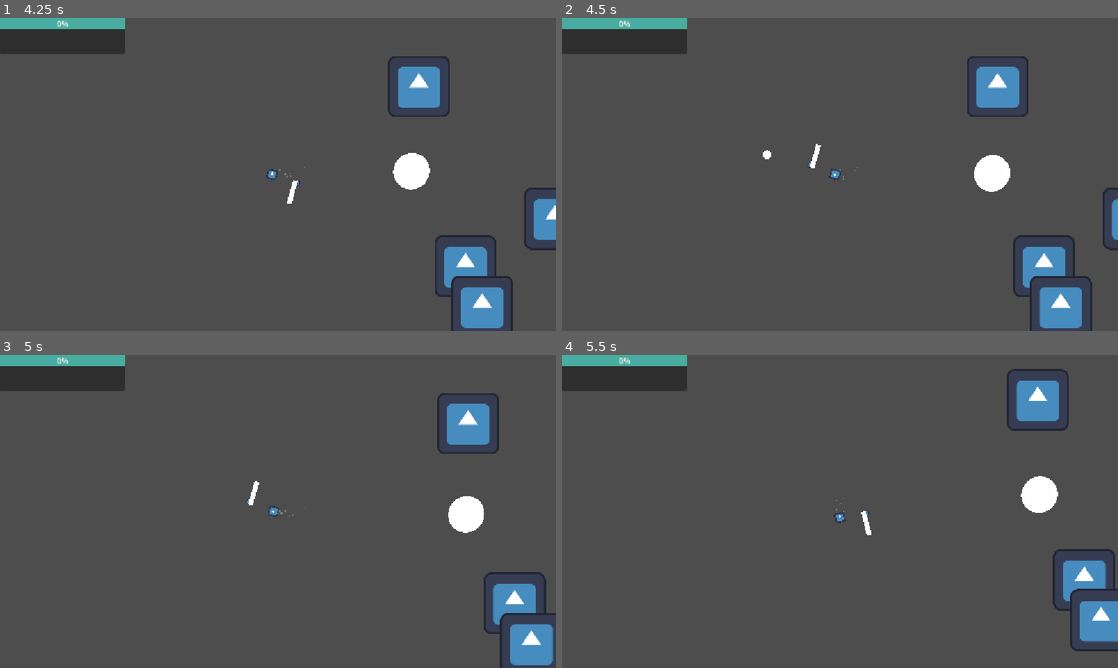
Above: before the commit, frames 1-4 (two rows, left to right).
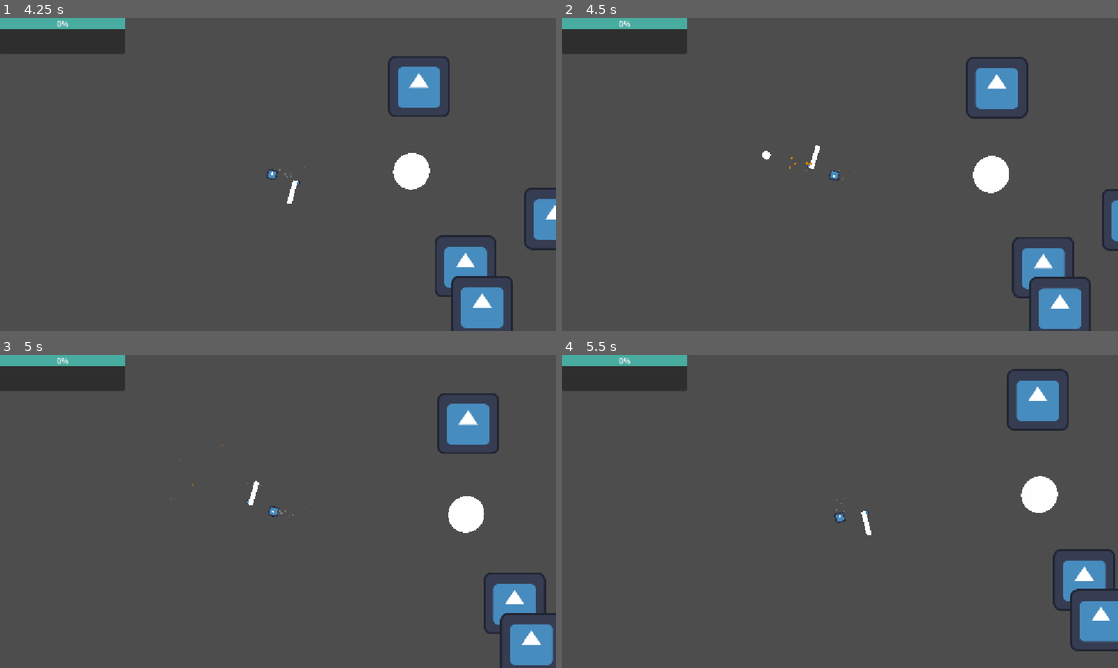
Above: after the commit, the same moments.

Repository: Mrbobbuilder69/GMTK_jam_2026
Game: Godot game, scene res://Scenes/test_scene_2.tscn
Same seed, same stepped clock (60 frames per second), same inputs: the game is played once before the commit and once after it. The engine's default icon, where the game draws it, is replaced by a stand-in: a white triangle on a blue panel in a dark square. Sound files missing from this copy of the repository are replaced by a short silence.
Inputs (mouse positions are in pixels of both pictures, inside the frame that each line leads up to):
- Up to frame 1 (4.25 s): move the mouse to (400, 158) at 0.52 s; hold D (Right) 0.53-1.28 s; hold Shift (Sprint) 0.53-1.28 s; tap Space (Dash) at 0.6, 2.3, 2.85 s; move the mouse to (166, 190) at 1.27 s; hold S (Down) 1.28-2.03 s; tap Shift (Sprint) at 1.35, 3.05 s; tap F (f) at 1.55, 2.1, 3.8 s; move the mouse to (333, 105) at 2.02 s; hold D (Right) 2.03-2.78 s; move the mouse to (250, 237) at 2.77 s; hold W (Up) 2.78-3.53 s; move the mouse to (444, 221) at 3.52 s; hold A (Left) from 3.53 s (still down); hold Shift (Sprint) from 3.53 s (still down)
- Up to frame 2 (4.5 s): keep holding A (Left); move the mouse to (673, 127) at 4.27 s; release Shift (Sprint) at 4.28 s; tap X (attack) at 4.35 s
- Up to frame 3 (5 s): keep holding A (Left); tap Space (Dash) at 4.55 s
- Up to frame 4 (5.5 s): move the mouse to (867, 511) at 5.02 s; release A (Left) at 5.03 s; hold S (Down) from 5.03 s (still down); hold Shift (Sprint) from 5.03 s (still down); tap F (f) at 5.1 s

Frame 1 is identical in both runs. In frame 2, 1.2% of the frame differs, in the area x 36-100%, y 12-100%; in frame 3, less than 0.1%; in frame 4, less than 0.1%.
Error after the commit: Invalid access to property or key 'hit' on a base object of type 'AudioStreamPlayer2D'. (res://Scenes/Scripts/bulletSpawner.gd:17)

Commit message:
boss battle and polish

Diff:
--- /dev/null
+++ b/ParticleEffects/gunshot.tscn
@@ -0,0 +1,26 @@
+[gd_scene format=3 uid="uid://b1ituci82op66"]
+
+[sub_resource type="Curve" id="Curve_rf8gs"]
+_data = [Vector2(0, 1), 0.0, 0.0, 0, 0, Vector2(0.9946809, 0), 0.0, 0.0, 0, 0]
+point_count = 2
+
+[sub_resource type="Gradient" id="Gradient_rhwpt"]
+colors = PackedColorArray(1, 1, 1, 1, 1, 1, 1, 0)
+
+[sub_resource type="Gradient" id="Gradient_e6xsd"]
+colors = PackedColorArray(0.8325445, 0.3578856, 5.7756904e-07, 1, 0.87880594, 0.59977525, 0, 1)
+
+[node name="gunshot_particles" type="CPUParticles2D" unique_id=796866976]
+lifetime = 1.5
+explosiveness = 1.0
+spread = 30.3
+gravity = Vector2(0, 0)
+initial_velocity_min = 100.0
+initial_velocity_max = 400.0
+damping_min = 30.0
+damping_max = 50.0
+scale_amount_min = 3.0
+scale_amount_max = 5.0
+scale_amount_curve = SubResource("Curve_rf8gs")
+color_ramp = SubResource("Gradient_rhwpt")
+color_initial_ramp = SubResource("Gradient_e6xsd")
--- /dev/null
+++ b/Scenes/Scripts/boss_battle.gd
@@ -0,0 +1,60 @@
+extends Node2D
+
+@export var activation_distance : float
+@export var boss_change_pos_interval : float
+
+var player
+var boss_battle_started := false
+var boss_pos_points : Array[Vector2]
+var enemy_spawners : Array[Node2D]
+var boss_spawner : Node2D
+var boss_move_timer : float
+var boss_target_position : Vector2
+
+func _ready() -> void:
+	player = get_node("/root/Node2D/player")
+	boss_move_timer = boss_change_pos_interval
+
+	for child in find_child("boss_points").get_children():
+		boss_pos_points.append(child.global_position)
+	boss_target_position = boss_pos_points.pick_random()
+
+	for child in find_child("enemy_spawners").get_children():
+		if child.name == "boss_spawner":
+			boss_spawner = child
+		else:
+			enemy_spawners.append(child)
+
+func _process(delta : float) -> void:
+
+	# setup boss fight
+	if global_position.distance_to(player.global_position) < activation_distance and !boss_battle_started:
+
+		Effects.spawn_sfx("res://Sound/invalid.wav", self)
+		if get_node("/root/Node2D/cam"):
+			get_node("/root/Node2D/cam").shake (20.0)
+
+		boss_battle_started = true
+
+		# ** set up boss_battle **
+
+		# spawn boss
+		boss_spawner.spawning = true
+
+		# activate_spawners
+		for spawner in enemy_spawners:
+			spawner.spawning = true
+
+
+	# move boss at fixed intervals
+	boss_spawner.global_position = lerp (boss_spawner.global_position, boss_target_position, min(20.0 * delta, 1.0))
+
+	if boss_battle_started:
+		boss_move_timer -= delta
+
+		if boss_move_timer <= 0.0:
+			boss_target_position = boss_pos_points.pick_random()
+			boss_move_timer = boss_change_pos_interval
+			if get_node("/root/Node2D/cam"):
+				get_node("/root/Node2D/cam").shake (20.0)
+				Effects.spawn_sfx("res://Sound/invalid.wav", self)
--- a/Scenes/Scripts/bulletSpawner.gd
+++ b/Scenes/Scripts/bulletSpawner.gd
@@ -31,6 +31,13 @@
 		get_child(0).position=Vector2(0,0)
 		get_child(0).linear_velocity=50000*get_mouse_unit()*deltaTime
 
+		#SFX
+		Effects.spawn_sfx("res://Sound/gunshot.wav", self)
+		Effects.spawn_particles("res://ParticleEffects/gunshot.tscn", global_position, get_parent())
+		print (get_node("/root/Node2D/cam") == null)
+		if get_node("/root/Node2D/cam"):
+			get_node("/root/Node2D/cam").shake(5.0)
+
 func get_mouse_unit():
 	var mouseDir=Vector2(0,0)
 	var distX=global_position.x-get_global_mouse_position().x
--- /dev/null
+++ b/Scenes/Scripts/cam.gd
@@ -0,0 +1,25 @@
+extends Camera2D
+
+@export var target : Node
+@export var follow_speed : float
+@export var shake_decay_speed : float
+@export var shake_interval : float
+
+var shake_mag := 0.0
+var shake_timer := 0.0
+
+func _process(delta: float) -> void:
+	global_position = lerp(global_position, target.global_position, follow_speed * delta)
+
+	# decay shake mag
+	shake_mag = lerpf(shake_mag, 0.0, min(shake_decay_speed * delta, 1.0))
+
+	# cam shake
+	shake_timer -= delta
+	if shake_timer <= 0.0 and shake_mag > 1.0:
+		var shake_dir = Vector2(randf_range(-1.0,1.0), randf_range(-1.0,1.0)).normalized()
+		global_position += shake_mag * shake_dir
+
+
+func shake(magnitude : float) -> void:
+	shake_mag = magnitude
--- /dev/null
+++ b/Scenes/Scripts/enemy_spawner.gd
@@ -0,0 +1,24 @@
+extends Node2D
+
+@export var spawn_count : int = 1.0 # set to 9999 for inf
+@export var spawn_interval : float = 1.0
+@export var enemies : Array[PackedScene]
+@export var spawning = false
+
+var spawn_timer := spawn_interval
+
+
+
+# Called every frame. 'delta' is the elapsed time since the previous frame.
+func _process(delta: float) -> void:
+
+	spawn_timer -= delta
+
+	if spawn_timer <= 0.0 and spawning and spawn_count > 0:
+		spawn_timer = spawn_interval
+		spawn_count -= 1
+
+		# instantiate enemy
+		var enemy = enemies.pick_random().instantiate()
+		add_child(enemy)
+		enemy.global_position = global_position
--- a/Scenes/Scripts/player_movement.gd
+++ b/Scenes/Scripts/player_movement.gd
@@ -8,7 +8,6 @@
 @export var transition_speeds_speed : float = 10.0 # basically how fast speed updates between states
 
 @onready var bloodbar: ProgressBar = $"../cam/UI/PanelContainer/MarginContainer/Blood"
-
 
 var footstep_distance_counter : float = 0.0
 var prev_position : Vector2
@@ -28,6 +27,7 @@
 
 	dash_cooldown_timer -= delta
 	if dash_cooldown_timer <= 0.0 and Input.is_action_just_pressed("Dash"):
+		Effects.spawn_sfx("res://Sound/whoosh.wav", self, 0.0, 1.5)
 		cur_speed = dash_speed
 		dash_cooldown_timer = dash_cooldown
 
--- /dev/null
+++ b/Scenes/boss.tscn
@@ -0,0 +1,17 @@
+[gd_scene format=3 uid="uid://b4lxko6luyfrd"]
+
+[ext_resource type="Texture2D" uid="uid://b46shyvcmigyb" path="res://icon.svg" id="1_0154r"]
+
+[sub_resource type="CircleShape2D" id="CircleShape2D_eaav3"]
+radius = 58.45
+
+[node name="boss" type="RigidBody2D" unique_id=197500196]
+gravity_scale = 0.0
+freeze = true
+
+[node name="Sprite2D" type="Sprite2D" parent="." unique_id=292195930]
+modulate = Color(0.76821244, 0.21048233, 0.29708818, 1)
+texture = ExtResource("1_0154r")
+
+[node name="CollisionShape2D" type="CollisionShape2D" parent="." unique_id=407865184]
+shape = SubResource("CircleShape2D_eaav3")
--- a/Scenes/cam.gd
+++ /dev/null
@@ -1,7 +0,0 @@
-extends Camera2D
-
-@export var target : Node
-@export var follow_speed : float
-
-func _process(delta: float) -> void:
-	global_position = lerp(global_position, target.global_position, follow_speed * delta)
--- /dev/null
+++ b/Scenes/enemy_spawner.tscn
@@ -0,0 +1,8 @@
+[gd_scene format=3 uid="uid://dq4a7hgxphqdw"]
+
+[ext_resource type="Script" uid="uid://b05lloda0ynxr" path="res://Scenes/Scripts/enemy_spawner.gd" id="1_8h7h8"]
+[ext_resource type="PackedScene" uid="uid://o2g7ftervbl2" path="res://Scenes/brawler_enemy.tscn" id="2_cdqhx"]
+
+[node name="enemy_spawner" type="Node2D" unique_id=1425821161]
+script = ExtResource("1_8h7h8")
+enemies = Array[PackedScene]([ExtResource("2_cdqhx")])
--- a/Scenes/test_scene.tscn
+++ b/Scenes/test_scene.tscn
@@ -1,10 +1,11 @@
-[gd_scene load_steps=9 format=3 uid="uid://b5kvkaduki84t"]
+[gd_scene format=3 uid="uid://b5kvkaduki84t"]
 
 [ext_resource type="PackedScene" uid="uid://c520ybe8rgo7x" path="res://Scenes/player.tscn" id="1_3dogw"]
 [ext_resource type="Script" uid="uid://bosyd5yo7c6rg" path="res://Scenes/Scripts/weapon.gd" id="2_hb2xm"]
-[ext_resource type="Script" uid="uid://ctgu1ijoxfidi" path="res://Scenes/cam.gd" id="2_r5l72"]
+[ext_resource type="Script" uid="uid://ctgu1ijoxfidi" path="res://Scenes/Scripts/cam.gd" id="2_r5l72"]
 [ext_resource type="Texture2D" uid="uid://b46shyvcmigyb" path="res://icon.svg" id="3_50ct6"]
 [ext_resource type="Script" uid="uid://dkj8o6amowfqq" path="res://Scenes/Scripts/bulletSpawner.gd" id="5_ak5v8"]
+
 
 [sub_resource type="RectangleShape2D" id="RectangleShape2D_ak5v8"]
 
--- a/Scenes/test_scene_2.tscn
+++ b/Scenes/test_scene_2.tscn
@@ -1,10 +1,13 @@
 [gd_scene format=3 uid="uid://cp2dbnl01vk1p"]
 
 [ext_resource type="PackedScene" uid="uid://c520ybe8rgo7x" path="res://Scenes/player.tscn" id="1_eg7ii"]
-[ext_resource type="Script" uid="uid://ctgu1ijoxfidi" path="res://Scenes/cam.gd" id="2_pt0jc"]
+[ext_resource type="Script" uid="uid://ctgu1ijoxfidi" path="res://Scenes/Scripts/cam.gd" id="2_pt0jc"]
 [ext_resource type="Texture2D" uid="uid://b46shyvcmigyb" path="res://icon.svg" id="3_vmw76"]
 [ext_resource type="Script" uid="uid://ceq7jc8gb121q" path="res://Scenes/Scripts/blood_spawn.gd" id="4_pt0jc"]
 [ext_resource type="PackedScene" uid="uid://o2g7ftervbl2" path="res://Scenes/brawler_enemy.tscn" id="5_vmw76"]
+[ext_resource type="PackedScene" uid="uid://dq4a7hgxphqdw" path="res://Scenes/enemy_spawner.tscn" id="6_njadv"]
+[ext_resource type="Script" uid="uid://dvxmfex5qcugv" path="res://Scenes/Scripts/boss_battle.gd" id="7_ogbot"]
+[ext_resource type="PackedScene" uid="uid://b4lxko6luyfrd" path="res://Scenes/boss.tscn" id="8_i2ifw"]
 
 [sub_resource type="StyleBoxFlat" id="StyleBoxFlat_dqqax"]
 bg_color = Color(0.28081146, 0.6756826, 0.6291818, 1)
@@ -22,9 +25,12 @@
 speed = 100.0
 
 [node name="cam" type="Camera2D" parent="." unique_id=564697421 node_paths=PackedStringArray("target")]
+unique_name_in_owner = true
 script = ExtResource("2_pt0jc")
 target = NodePath("../player")
 follow_speed = 10.0
+shake_decay_speed = 6.0
+shake_interval = 0.5
 
 [node name="UI" type="Control" parent="cam" unique_id=2141668710]
 layout_mode = 3
@@ -74,4 +80,37 @@
 position = Vector2(306, -87)
 metadata/Enemy = false
 
+[node name="enemy_spawner" parent="." unique_id=1425821161 instance=ExtResource("6_njadv")]
+spawn_interval = 3.0
+
+[node name="boss_battle" type="Node2D" parent="." unique_id=915326116]
+position = Vector2(-25, 622)
+script = ExtResource("7_ogbot")
+activation_distance = 300.0
+boss_change_pos_interval = 10.0
+
+[node name="enemy_spawners" type="Node2D" parent="boss_battle" unique_id=1240339857]
+
+[node name="boss_spawner" parent="boss_battle/enemy_spawners" unique_id=2045461546 instance=ExtResource("6_njadv")]
+enemies = Array[PackedScene]([ExtResource("8_i2ifw")])
+
+[node name="enemy_spawner2" parent="boss_battle/enemy_spawners" unique_id=1286686225 instance=ExtResource("6_njadv")]
+spawn_count = 9999
+spawn_interval = 5.0
+
+[node name="enemy_spawner3" parent="boss_battle/enemy_spawners" unique_id=1093628494 instance=ExtResource("6_njadv")]
+spawn_count = 9999
+spawn_interval = 5.0
+
+[node name="boss_points" type="Node2D" parent="boss_battle" unique_id=2116900333]
+
+[node name="0" type="Node2D" parent="boss_battle/boss_points" unique_id=1189178490]
+position = Vector2(-104, -88)
+
+[node name="1" type="Node2D" parent="boss_battle/boss_points" unique_id=2141344702]
+position = Vector2(-100, 97)
+
+[node name="2" type="Node2D" parent="boss_battle/boss_points" unique_id=141246541]
+position = Vector2(107, -28)
+
 [connection signal="death" from="BrawlerEnemy" to="Blood Spawn" method="_on_brawler_enemy_death"]
--- a/project.godot
+++ b/project.godot
@@ -51,6 +51,16 @@
 "events": [Object(InputEventKey,"resource_local_to_scene":false,"resource_name":"","device":-1,"window_id":0,"alt_press …(192 unchanged characters)…
 ]
 }
+Sprint={
+"deadzone": 0.2,
+"events": [Object(InputEventKey,"resource_local_to_scene":false,"resource_name":"","device":-1,"window_id":0,"alt_pressed":false,"shift_pressed":false,"ctrl_pressed":false,"meta_pressed":false,"pressed":false,"keycode":0,"physical_keycode":4194325,"key_label":0,"unicode":0,"location":0,"echo":false,"script":null)
+]
+}
+Dash={
+"deadzone": 0.2,
+"events": [Object(InputEventKey,"resource_local_to_scene":false,"resource_name":"","device":-1,"window_id":0,"alt_pressed":false,"shift_pressed":false,"ctrl_pressed":false,"meta_pressed":false,"pressed":false,"keycode":0,"physical_keycode":32,"key_label":0,"unicode":32,"location":0,"echo":false,"script":null)
+]
+}
 attack={
 "deadzone": 0.2,
 "events": [Object(InputEventKey,"resource_local_to_scene":false,"resource_name":"","device":-1,"window_id":0,"alt_press …(192 unchanged characters)…
@@ -66,17 +76,11 @@
 "events": [Object(InputEventKey,"resource_local_to_scene":false,"resource_name":"","device":-1,"window_id":0,"alt_press …(192 unchanged characters)…
 ]
 }
-Sprint={
-"deadzone": 0.2,
-"events": [Object(InputEventKey,"resource_local_to_scene":false,"resource_name":"","device":-1,"window_id":0,"alt_pressed":false,"shift_pressed":false,"ctrl_pressed":false,"meta_pressed":false,"pressed":false,"keycode":0,"physical_keycode":4194325,"key_label":0,"unicode":0,"location":0,"echo":false,"script":null)
-]
-}
-Dash={
-"deadzone": 0.2,
-"events": [Object(InputEventKey,"resource_local_to_scene":false,"resource_name":"","device":-1,"window_id":0,"alt_pressed":false,"shift_pressed":false,"ctrl_pressed":false,"meta_pressed":false,"pressed":false,"keycode":0,"physical_keycode":32,"key_label":0,"unicode":32,"location":0,"echo":false,"script":null)
-]
-}
 "]}[physics]3d/physics_engine"="Jolt Physics"
+
+[physics]
+
+3d/physics_engine="Jolt Physics"
 
 [rendering]
 
Not shown, added: Assets/City tileset.png.import
Not shown, added: Scenes/Scripts/boss_battle.gd.uid
Renamed: Scenes/cam.gd.uid -> Scenes/Scripts/cam.gd.uid
Not shown, added: Scenes/Scripts/enemy_spawner.gd.uid
Not shown, added: Sound/gunshot.wav.import
Not shown, added: Sound/invalid.wav.import
Not shown, added: Sound/punch.wav.import
Not shown, added: Sound/whoosh.wav.import
Not shown, added: Sound/gunshot.wav
Not shown, added: Sound/invalid.wav
Not shown, added: Sound/punch.wav
Not shown, added: Sound/whoosh.wav
